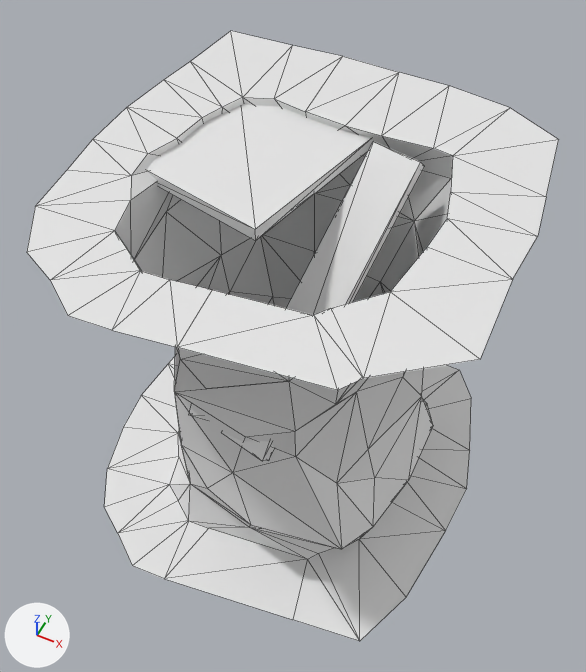
One commit to the glTF model Rogue-Robots/Assets/Models/ModularBlocks/DownUpConnector_Col.gltf: the scene before it, then after it.
Rendered twice from a 50 mm lens placed at (3.08, -6.73, 10.61), pointed at (-0.17, -0.24, 2.49). Lighting does not change. The marker at lower left points along +X, +Y and +Z. Mesh edges are drawn as thin lines. Vertices at the same position are counted once.

Objects in the first picture: 'DownUpConnector_Col'.
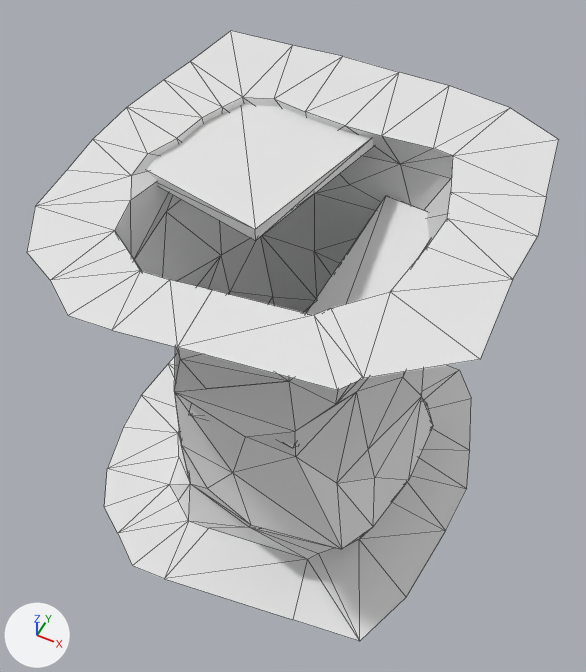
Boxes (x1, y1, x2, y2) around the edits, measured in the pictures (586 x 672 px; the box of a moved part takes in the faces that stretch with it):
part 1 of me_scene_142, moved or reshaped: before (221, 141, 425, 461); after (282, 196, 429, 448)

The change in detail:
me_scene_142 has 190 vertices, 322 faces and spans x -2.81..2.54, y -3.1..2.53, z -0.18..5.07.
me_scene_142 is used by ob_downupconnector_col; location (0.0, 0.0, 0.0).
Part 1, on me_scene_142:
Vertex 174 of me_scene_142 moves from (-0.24, -1.88, 2.3) to (-0.1, -1.76, 2.58).
Vertex 175 of me_scene_142 moves from (-0.27, -1.99, 2.42) at pixel (221, 432) to (-0.12, -1.87, 2.66).
Vertex 176 of me_scene_142 moves from (0.36, 0.95, 4.95) to (0.49, 1.21, 4.05).
Vertex 177 of me_scene_142 moves from (0.34, 0.84, 5.07) at pixel (373, 141) to (0.47, 1.1, 4.13) at pixel (385, 195).
Vertex 178 of me_scene_142 moves from (0.4, -2.02, 2.3) at pixel (268, 460) to (0.71, -1.85, 2.59) at pixel (298, 446).
Vertex 179 of me_scene_142 moves from (0.37, -2.13, 2.42) at pixel (262, 461) to (0.69, -1.96, 2.67) at pixel (292, 448).
Vertex 180 of me_scene_142 moves from (1.0, 0.81, 4.95) at pixel (424, 166) to (1.3, 1.12, 4.05).
Vertex 181 of me_scene_142 moves from (0.98, 0.7, 5.07) at pixel (420, 162) to (1.28, 1.01, 4.13).
